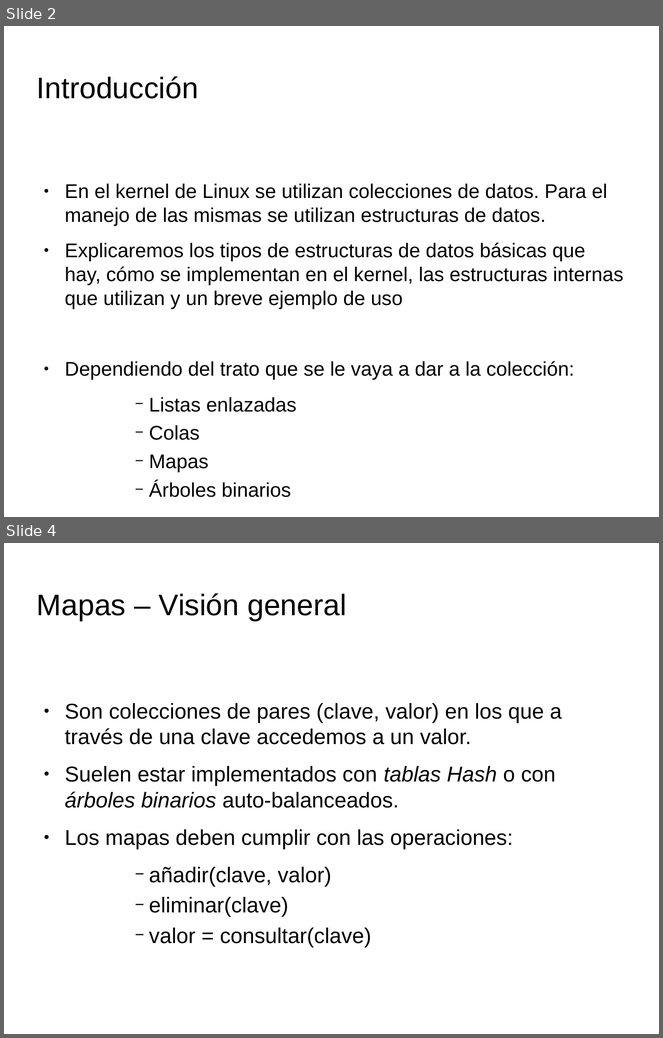
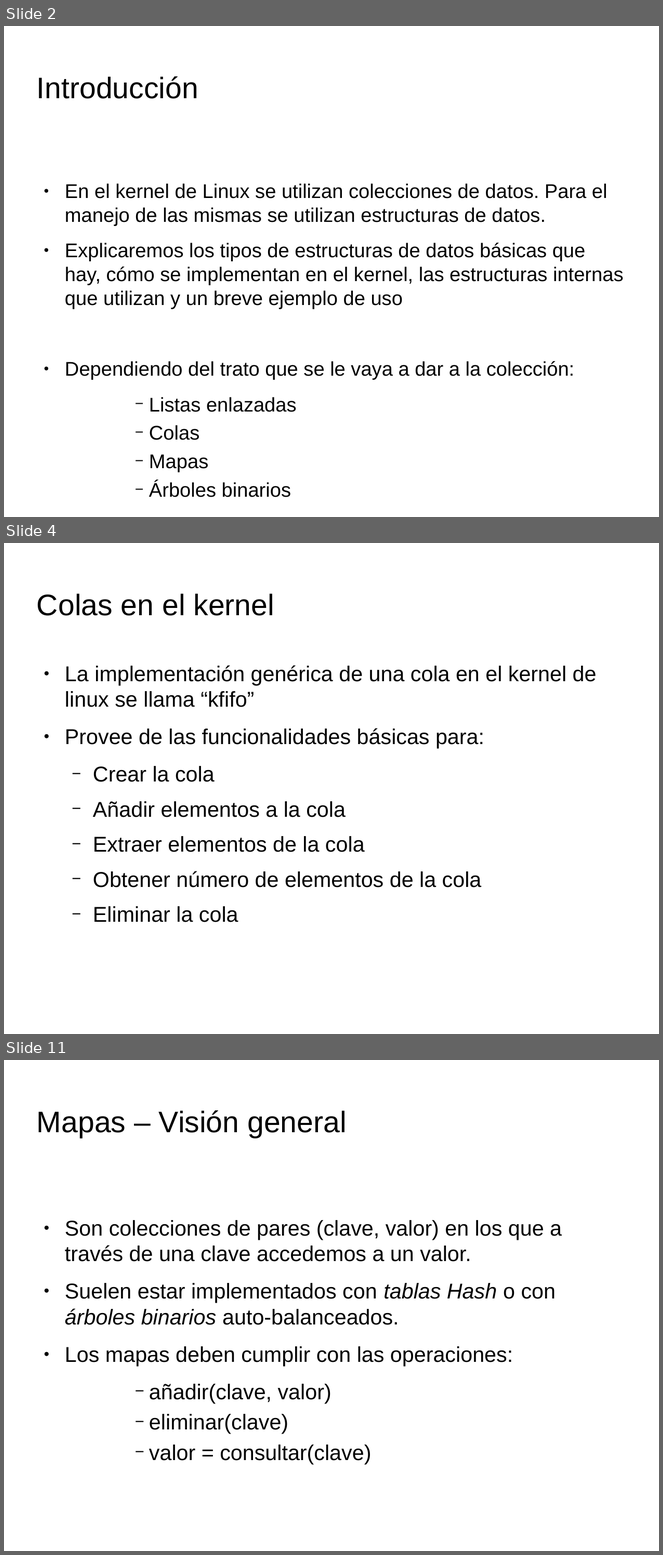
Before and after one commit to tombe85/lin, a slide deck: presentacion/EstructurasDeDatosKernelMigVersion.odp. Shown one above the other, each under a label of ours: slides 2 and 4 before the commit, slides 2, 4 and 11 after it; the slides between them are not shown. The pictures are 663x1038 and 663x1555 pixels, drawn with LibreOffice and Linux fonts; fonts in the diff are those of the drawing; background and template pictures are left out. Boxes give left, top, right and bottom in pixels: in the first picture for what was removed or moved away, otherwise in the second. Text is boxed around its words. In the diff, an @@ line names an element or a change of style, - is before the commit and + after.

Commit message:
Presentacion: añadidas diapos sobre colas en MiguelVersion

```diff
--- a/presentacion/EstructurasDeDatosKernelMigVersion.odp
+++ b/presentacion/EstructurasDeDatosKernelMigVersion.odp
@@ slide 4 added at <box>4,543,659,1034</box>, background picture (left out) @@
@@ title added at <box>37,593,275,616</box>, 36 pt, text #000000 @@
+Colas en el kernel
@@ text added at <box>65,665,597,923</box>, 26 pt, text #000000 @@
+● La implementación genérica de una cola en el kernel de linux se llama “kfifo”
+● Provee de las funcionalidades básicas para:
+  − Crear la cola
+  − Añadir elementos a la cola
+  − Extraer elementos de la cola
+  − Obtener número de elementos de la cola
+  − Eliminar la cola
@@ what was slide 4 is now slide 11 @@
```
Also in this commit, not shown: 1 slide changed, 7 other slides added, 1 slide removed, 1 other file.
